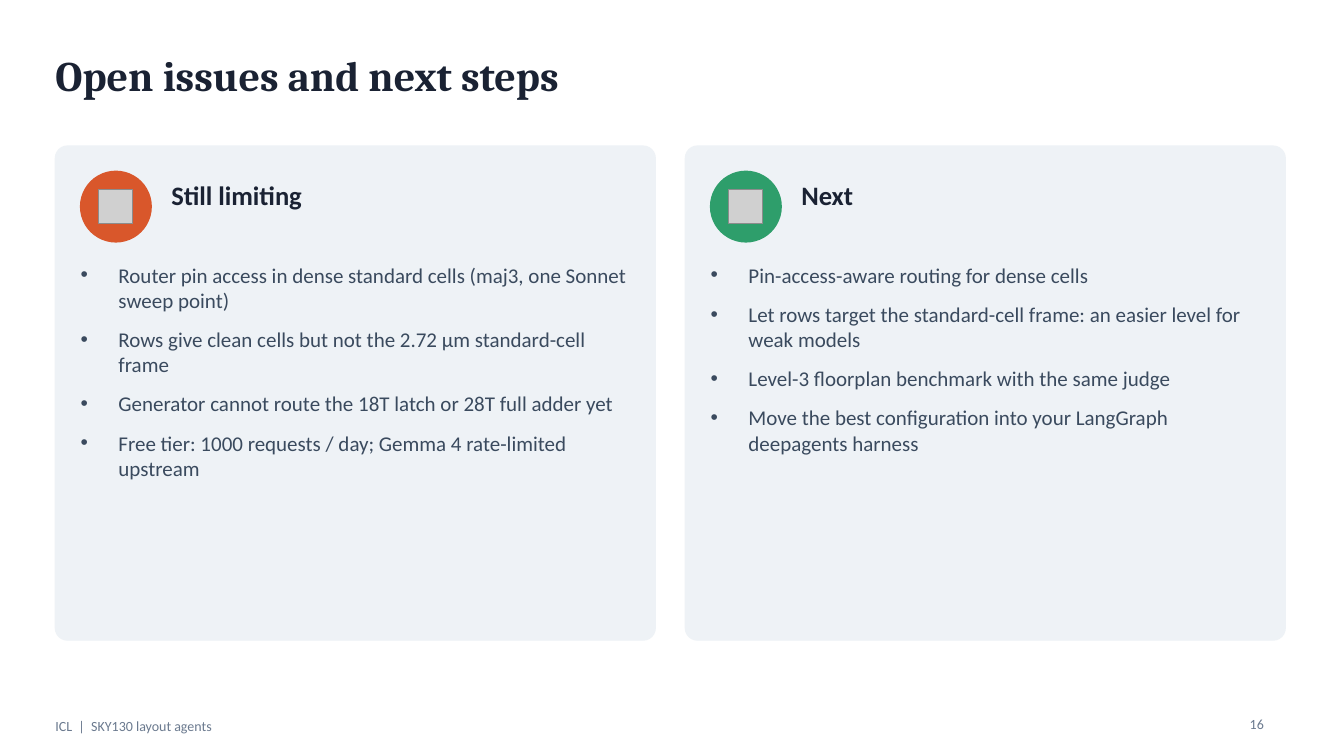
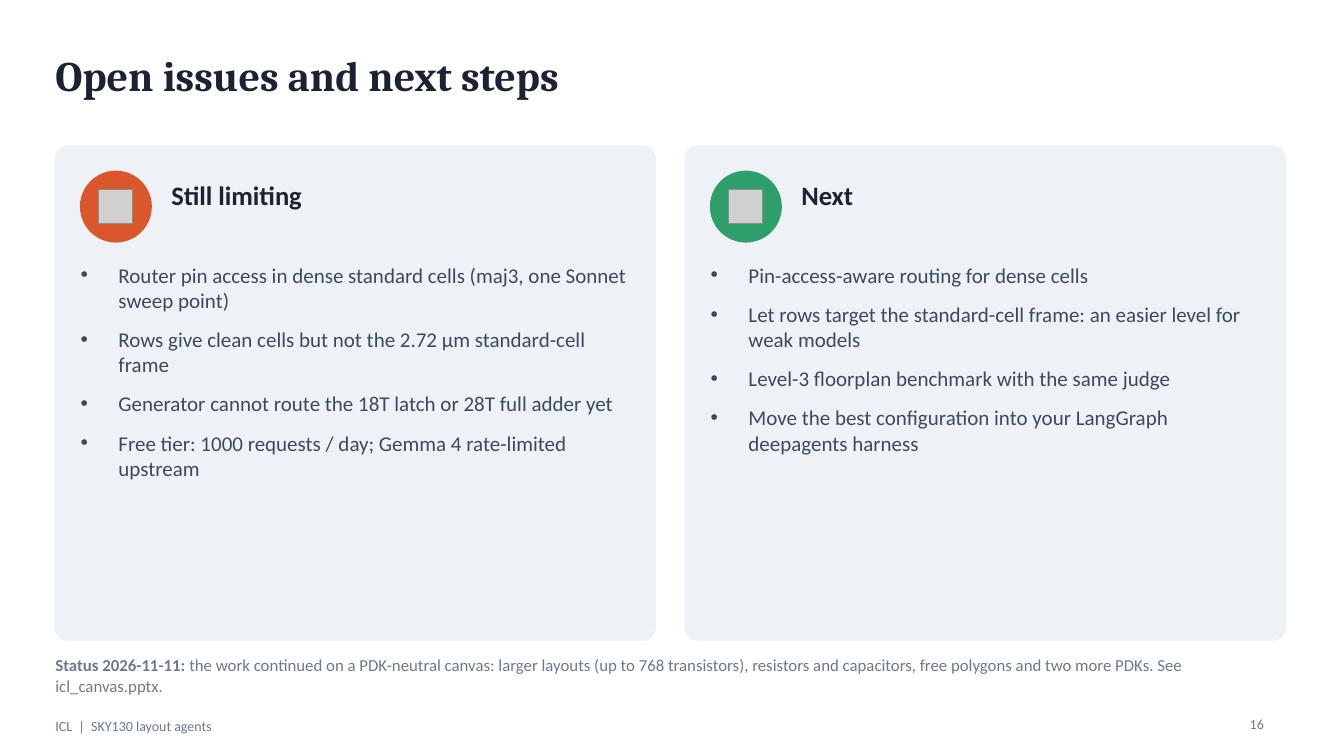
Before and after one commit to ibrahim-me/icdsl, a slide deck: slide 16 of slides/icl_results.pptx. Drawn at 1344x756 pixels with LibreOffice and Linux fonts; fonts in the diff are those of the drawing; grey boxes stand for pictures. Boxes give left, top, right and bottom in pixels: in the first picture for what was removed or moved away, otherwise in the second. Text is boxed around its words. In the diff, an @@ line names an element or a change of style, - is before the commit and + after.

```diff
--- a/slides/icl_results.pptx
+++ b/slides/icl_results.pptx
@@ text added at bbox=[55, 659, 1181, 695], 12 pt, text #6B7A8F @@
+Status 2026-11-11: the work continued on a PDK-neutral canvas: larger layouts (up to 768 transistors), resistors and capacitors, free polygons and two more PDKs. See icl_canvas.pptx.
```
Also in this commit, not shown: 1 other slide changed, 23 other files.
